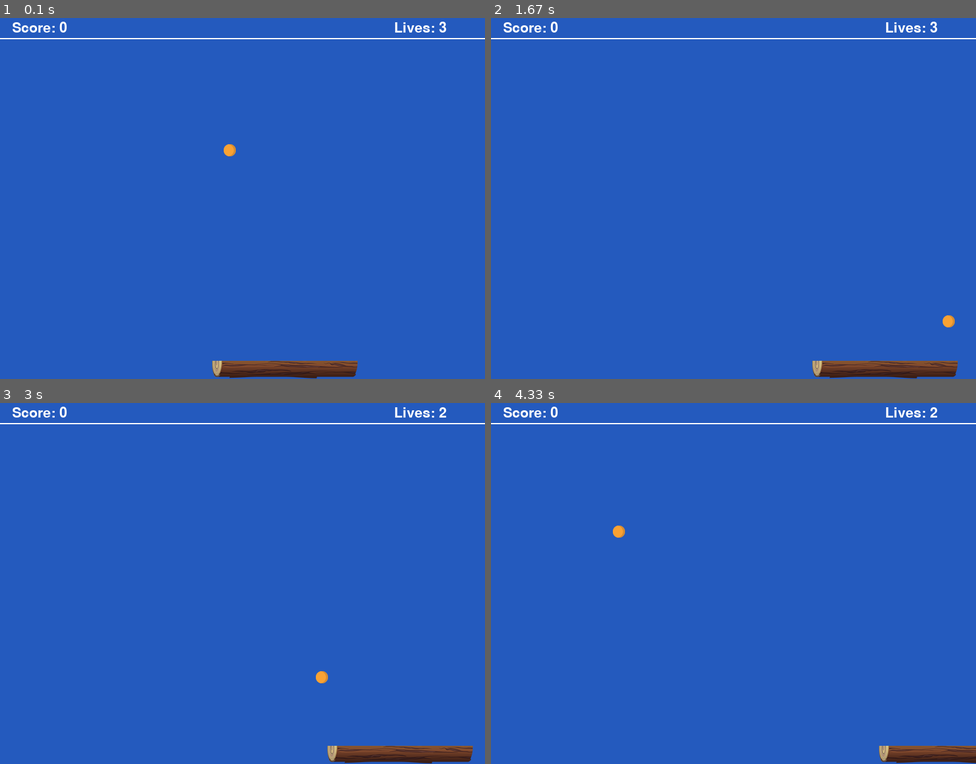
Above: before the commit, frames 1-4 (two rows, left to right).
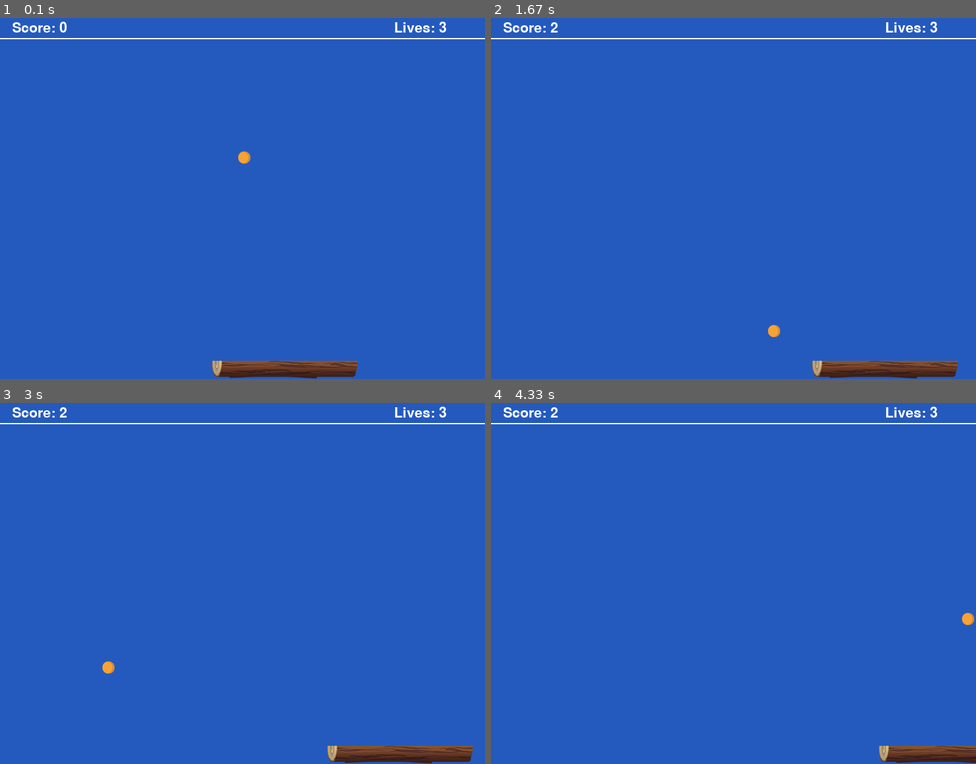
Above: after the commit, the same moments.

Repository: cosmii02/cosmii02
Game: pygame game, started from ul5.py
Two runs of this game, one before a commit and one after it. Both use one fixed random seed, a clock stepped at 60 frames per second and the inputs below.
Inputs:
- Up to frame 1 (0.1 s): no input
- Up to frame 2 (1.67 s): hold Right 0.33-0.8 s; hold Right 0.83-1.3 s; hold Left from 1.33 s (still down)
- Up to frame 3 (3 s): release Left at 1.87 s; hold Left 1.9-2.3 s; hold Right 2.33-2.97 s
- Up to frame 4 (4.33 s): hold Left 3-3.47 s; hold Right 3.5-3.97 s; hold Right from 4 s (still down)

The runs differ from the first frame. In frame 1, 0.1% of the frame differs, in the area x 46-52%, y 34-41%; in frame 2, 0.2%; in frame 3, 0.2%, in the area x 12-92%, y 1-78%; in frame 4, 0.2%.

Commit message:
Paddle collider poopoo

Diff:
--- a/ball.py
+++ b/ball.py
@@ -21,7 +21,7 @@
         # Draw the ball (a rectangle!)
         pygame.draw.rect(self.image, color, [0, 0, width, height])
 
-        self.velocity = [randint(4, 8), randint(-8, 8)]
+        self.velocity = [randint(8, 16), randint(-16, 16)]
 
         # Fetch the rectangle object that has the dimensions of the image.
         self.rect = self.image.get_rect()
